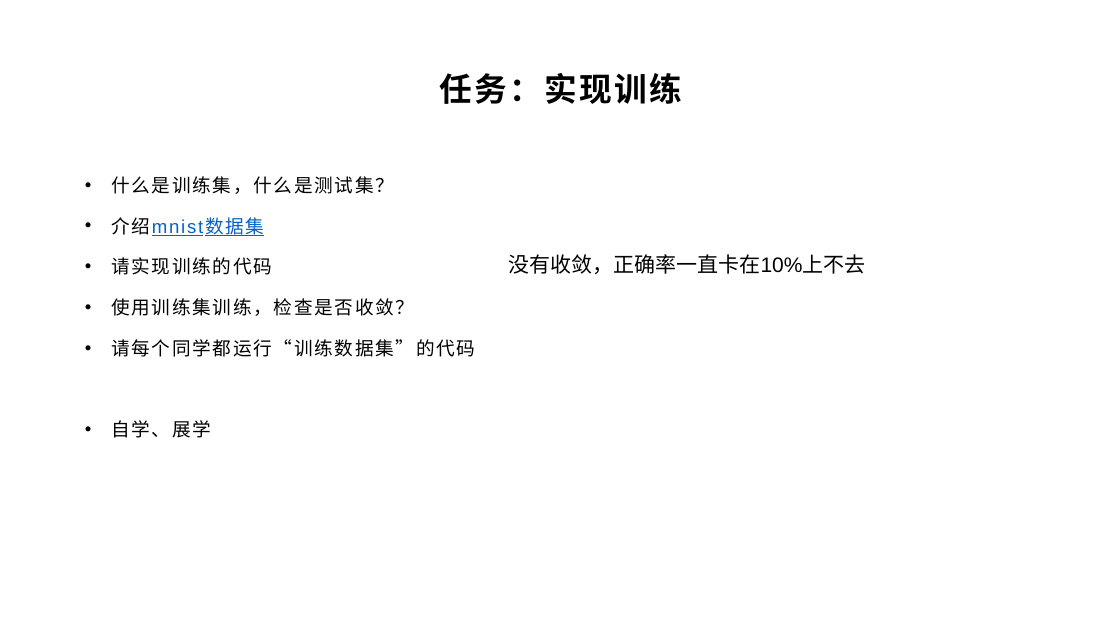
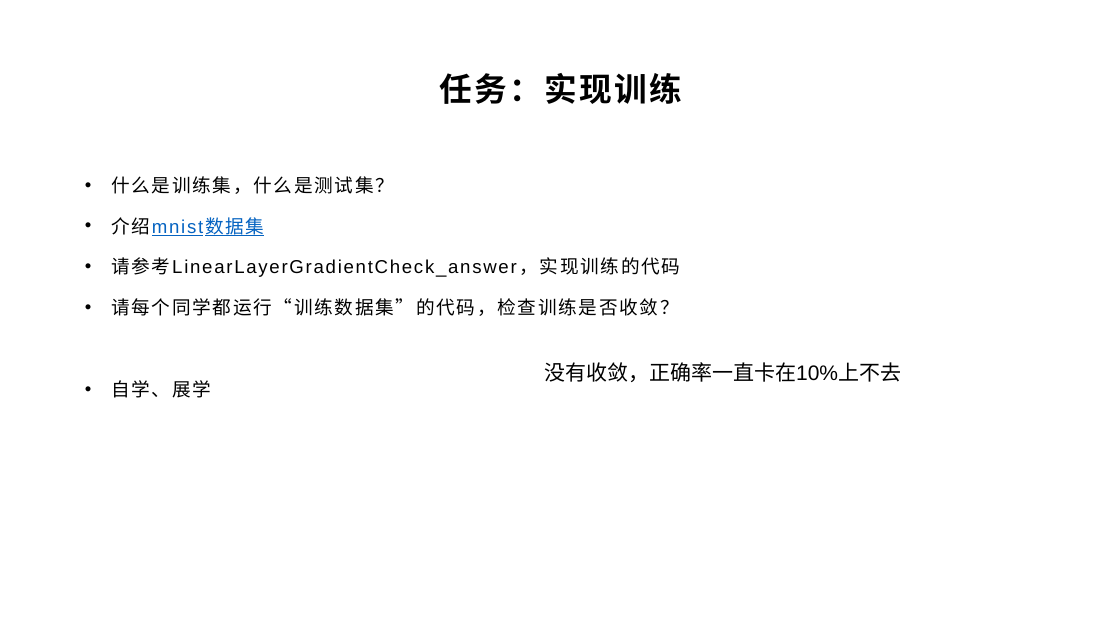
Before and after one commit to yyc-git/DeepLearningEdu, a slide deck: slide 15 of lessons/5_handwriting_by_linear_layer/ppt/用全连接层识别手写数字.pptx. Drawn at 1120x630 pixels with LibreOffice and Linux fonts; fonts in the diff are those of the drawing; background and template pictures are left out. Boxes give left, top, right and bottom in pixels: in the first picture for what was removed or moved away, otherwise in the second. Text is boxed around its words. In the diff, an @@ line names an element or a change of style, - is before the commit and + after.

Commit message:
feat(5_handwriting_by_linear_layer): update ppt

```diff
--- a/lessons/5_handwriting_by_linear_layer/ppt/用全连接层识别手写数字.pptx
+++ b/lessons/5_handwriting_by_linear_layer/ppt/用全连接层识别手写数字.pptx
@@ text at [111, 257, 680, 316]: text changed @@
-• 请实现训练的代码
-• 使用训练集训练，检查是否收敛？
-• 请每个同学都运行“训练数据集”的代码
+• 请参考LinearLayerGradientCheck_answer，实现训练的代码
+• 请每个同学都运行“训练数据集”的代码，检查训练是否收敛？
@@ text "没有收敛，正确率一直卡在10%上不去": place and size @@
-text "没有收敛，正确率一直卡在10%上不去" at [509, 254, 866, 274]
+text "没有收敛，正确率一直卡在10%上不去" at [544, 362, 901, 382]
```
Also in this commit, not shown: 12 other slides changed.
